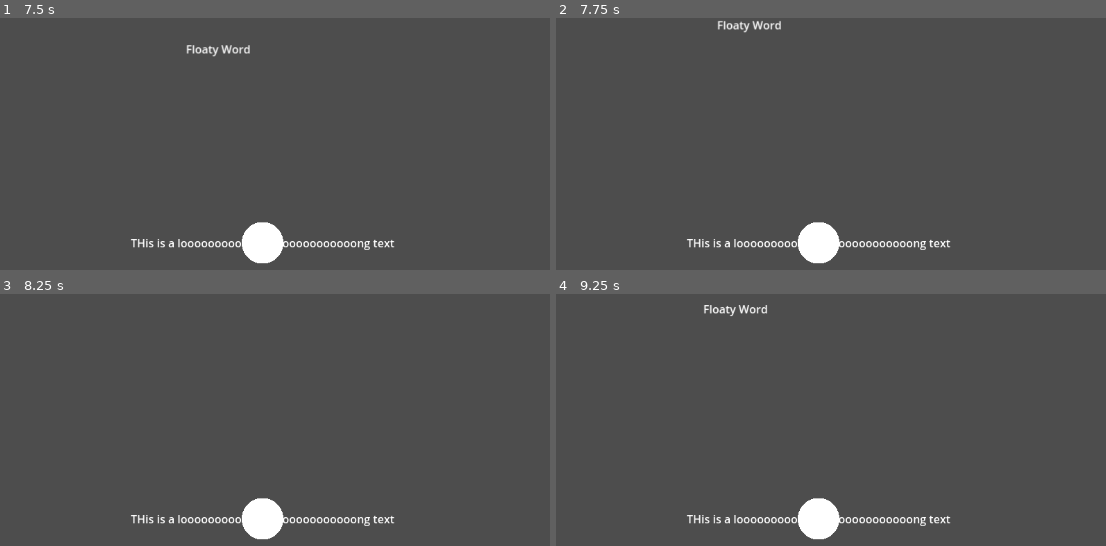
Above: before the commit, frames 1-4 (two rows, left to right).
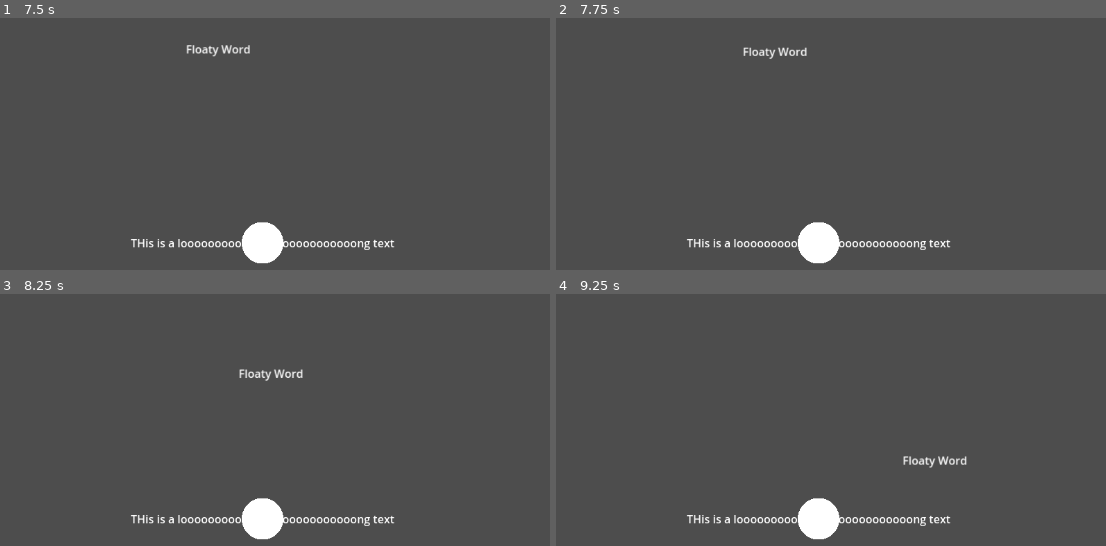
Above: after the commit, the same moments.

Repository: library-rat/Learning_english_fast_version
Game: Godot game, scene res://main_scene.tscn
Two runs of this game, one before a commit and one after it. Both use one fixed random seed, a clock stepped at 60 frames per second and the inputs below.
Inputs (mouse positions are in pixels of both pictures, inside the frame that each line leads up to):
- Up to frame 1 (7.5 s): tap Enter at 0.5, 6.5 s; move the mouse to (outside the picture) at 0.52 s; click (outside the picture) at 0.6 s; drag from (236, 264) to (407, 151) at 1.27 s; move the mouse to (478, 144) at 2.02 s; click (478, 144) at 2.1 s; drag from (outside the picture) to (159, 174) at 2.77 s; move the mouse to (outside the picture) at 3.52 s; click (outside the picture) at 3.6 s; drag from (159, 174) to (407, 151) at 4.27 s; tap Space at 5 s; move the mouse to (440, 242) at 5.02 s; click (440, 242) at 5.1 s; drag from (280, 131) to (236, 264) at 5.77 s; move the mouse to (outside the picture) at 6.52 s; click (outside the picture) at 6.6 s; drag from (236, 264) to (407, 151) at 7.27 s
- Up to frame 2 (7.75 s): no input
- Up to frame 3 (8.25 s): move the mouse to (478, 420) at 8.02 s; click (478, 420) at 8.1 s
- Up to frame 4 (9.25 s): drag from (outside the picture) to (715, 450) at 8.77 s

Frame 1 is identical in both runs. In frame 2, 0.5% of the frame differs, in the area x 29-46%, y 1-17%; in frame 3, 0.3%; in frame 4, 0.5%.

Commit message:
word staying in the designated area

Diff:
--- /dev/null
+++ b/Drad_word_body.gd
@@ -0,0 +1,6 @@
+extends CharacterBody2D
+class_name Drag_Word_Body
+signal exited_rest_area()
+
+func exit_word_rest_area():
+	emit_signal("exited_rest_area")
--- a/Dragable_Word.gd
+++ b/Dragable_Word.gd
@@ -4,7 +4,7 @@
 # Called when the node enters the scene tree for the first time.
 var guess_array : Array
 var rest_area : Area2D
-
+signal rest_area_exited()
 @export var speed :int = 200
 
 func _ready():
@@ -14,8 +14,8 @@
 	if lst_rest_area.size() >0 :
 		rest_area = lst_rest_area[0]
 		create_curve()
-	$CharacterBody2D/CollisionShape2D.shape.size = size
-	$CharacterBody2D.position = size/2
+	$Drad_word_body/CollisionShape2D.shape.size = size
+	$Drad_word_body.position = size/2
 
 
 # Called every frame. 'delta' is the elapsed time since the previous frame.
@@ -47,3 +47,9 @@
 	new_curve.add_point(third_point,(third_point -second_point)/2, Vector2.ZERO)
 
 	return new_curve
+
+
+
+
+func _on_drad_word_body_exited_rest_area():
+	emit_signal("rest_area_exited")
--- a/WordRestArea.gd
+++ b/WordRestArea.gd
@@ -11,4 +11,4 @@
 
 
 func _on_body_exited(body):
-	print ("out")
+	body.exit_word_rest_area()
--- a/dragable_word.tscn
+++ b/dragable_word.tscn
@@ -1,6 +1,7 @@
-[gd_scene load_steps=3 format=3 uid="uid://cbgiwlerln3y2"]
+[gd_scene load_steps=4 format=3 uid="uid://cbgiwlerln3y2"]
 
 [ext_resource type="Script" path="res://Dragable_Word.gd" id="1_6ybmv"]
+[ext_resource type="Script" path="res://Drad_word_body.gd" id="2_5sb5h"]
 
 [sub_resource type="RectangleShape2D" id="RectangleShape2D_bay0q"]
 
@@ -21,9 +22,11 @@
 grow_horizontal = 2
 grow_vertical = 2
 
-[node name="CharacterBody2D" type="CharacterBody2D" parent="."]
+[node name="Drad_word_body" type="CharacterBody2D" parent="."]
+script = ExtResource("2_5sb5h")
 
-[node name="CollisionShape2D" type="CollisionShape2D" parent="CharacterBody2D"]
+[node name="CollisionShape2D" type="CollisionShape2D" parent="Drad_word_body"]
 shape = SubResource("RectangleShape2D_bay0q")
 
 [connection signal="gui_input" from="Panel" to="." method="_on_panel_gui_input"]
+[connection signal="exited_rest_area" from="Drad_word_body" to="." method="_on_drad_word_body_exited_rest_area"]
--- a/word_trajectory.gd
+++ b/word_trajectory.gd
@@ -12,5 +12,9 @@
 	print($Follower.position)
 	if $Follower.progress_ratio == 1 :
 		curve = Dragable_word.create_curve()
-		position = Dragable_word.position
 		$Follower.progress_ratio = 0
+
+
+func _on_dragable_word_rest_area_exited():
+	curve = Dragable_word.create_curve()
+	$Follower.progress_ratio = 0
--- a/word_trajectory.tscn
+++ b/word_trajectory.tscn
@@ -14,3 +14,5 @@
 loop = false
 
 [node name="Dragable_Word" parent="Follower" instance=ExtResource("2_dm1h1")]
+
+[connection signal="rest_area_exited" from="Follower/Dragable_Word" to="." method="_on_dragable_word_rest_area_exited"]
